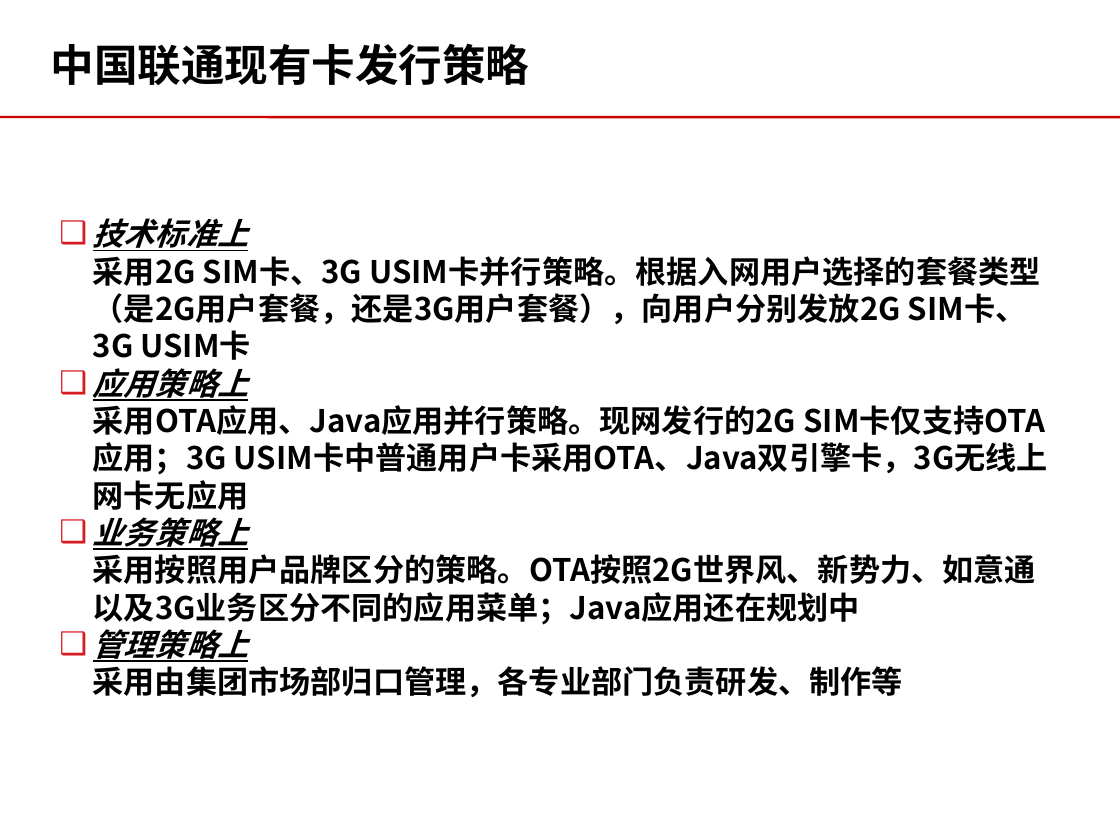
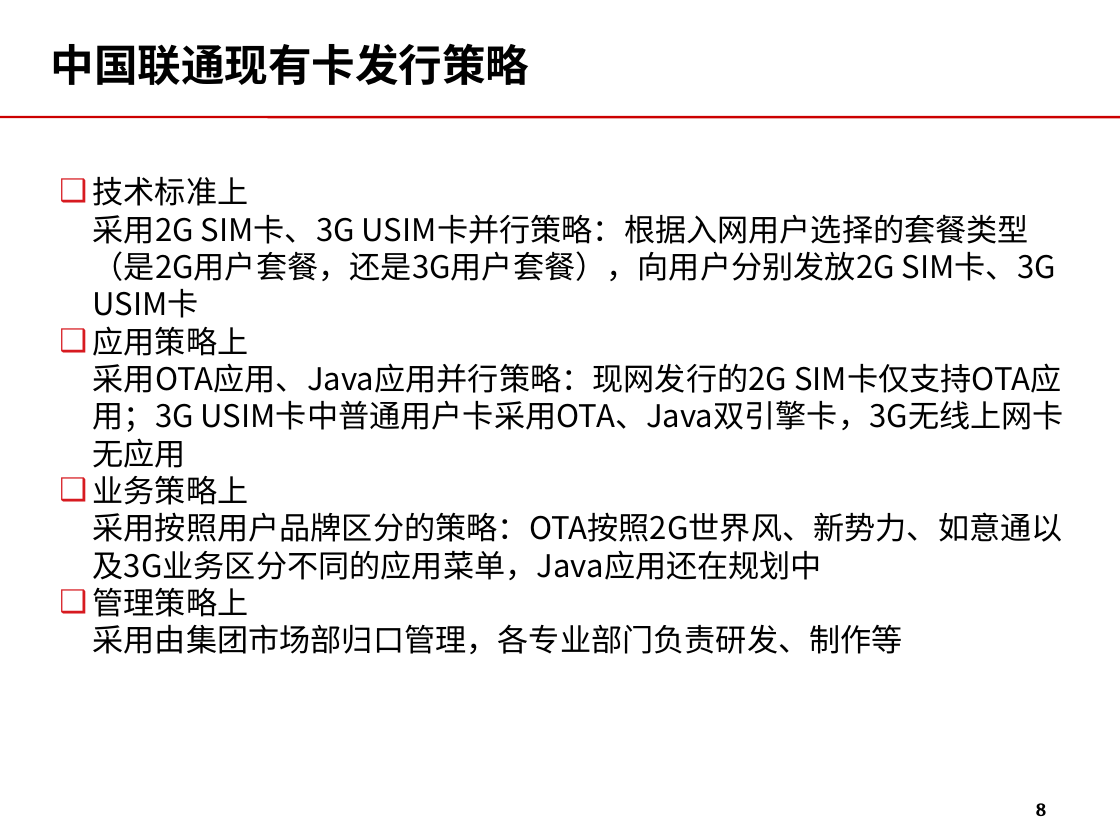
Before and after one commit to momo1101/unicardsrch, a slide deck: slide 8 of 软课题文本/软课题-中国联通电信卡业务及策略研究.ppt (slide 16 before the commit). Drawn at 1120x840 pixels with LibreOffice and Linux fonts; fonts in the diff are those of the drawing; background and template pictures are left out. Boxes give left, top, right and bottom in pixels: in the first picture for what was removed or moved away, otherwise in the second. Text is boxed around its words. In the diff, an @@ line names an element or a change of style, - is before the commit and + after.

```diff
--- a/软课题文本/软课题-中国联通电信卡业务及策略研究.ppt
+++ b/软课题文本/软课题-中国联通电信卡业务及策略研究.ppt
@@ text "技术标准上" moved from (x1=93, y1=218, x2=1048, y2=697) to (x1=93, y1=177, x2=1064, y2=654) @@
@@ text at (x1=93, y1=177, x2=903, y2=654): bold off in "技术标准上", "应用策略上", "业务策略上", "管理策略上" and 1 more places; italic off, underline off in "技术标准上", "应用策略上", "业务策略上", "管理策略上" @@
@@ text at (x1=93, y1=214, x2=1056, y2=318): text changed; bold off @@
-采用2G SIM卡、3G USIM卡并行策略。根据入网用户选择的套餐类型（是2G用户套餐，还是3G用户套餐），向用户分别发放2G SIM卡、3G USIM卡
+采用2G SIM卡、3G USIM卡并行策略：根据入网用户选择的套餐类型（是2G用户套餐，还是3G用户套餐），向用户分别发放2G SIM卡、3G USIM卡
@@ text at (x1=93, y1=363, x2=1064, y2=432): text changed; bold off @@
-采用OTA应用、Java应用并行策略。现网发行的2G SIM卡仅支持OTA应用；3G USIM卡中普通用户卡采用OTA、Java双引擎卡，3G无线上网卡无应用
+采用OTA应用、Java应用并行策略：现网发行的2G SIM卡仅支持OTA应用；3G USIM卡中普通用户卡采用OTA、Java双引擎卡，3G无线上网卡无应用
@@ text at (x1=93, y1=512, x2=1063, y2=580): text changed; bold off @@
-采用按照用户品牌区分的策略。OTA按照2G世界风、新势力、如意通以及3G业务区分不同的应用菜单；Java应用还在规划中
+采用按照用户品牌区分的策略：OTA按照2G世界风、新势力、如意通以及3G业务区分不同的应用菜单，Java应用还在规划中
@@ page number added at (x1=1036, y1=803, x2=1046, y2=816), 12 pt, text #000000, bold @@
+8
```
Also in this commit, not shown: 37 other slides changed, 3 slides added, 27 slides removed.
